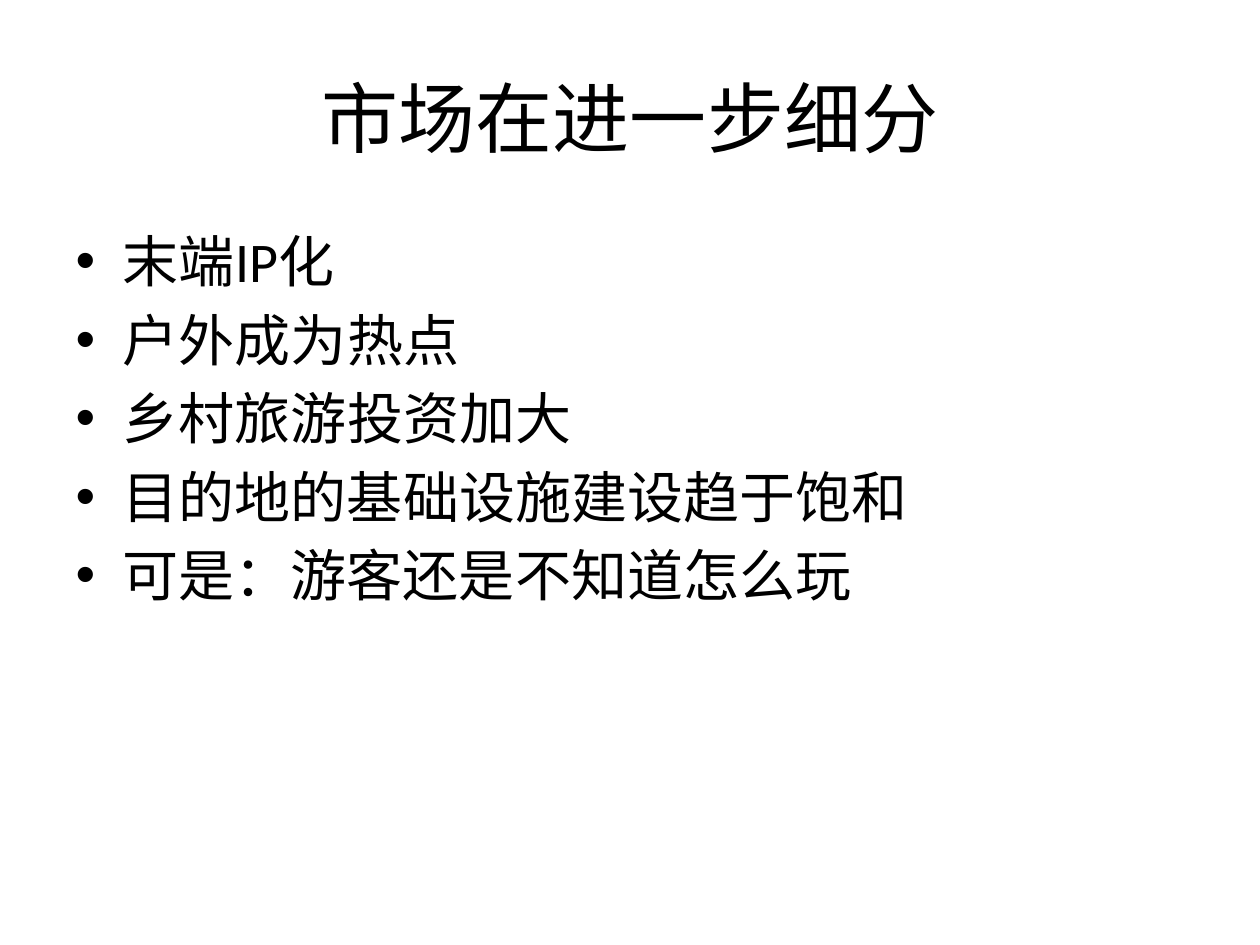
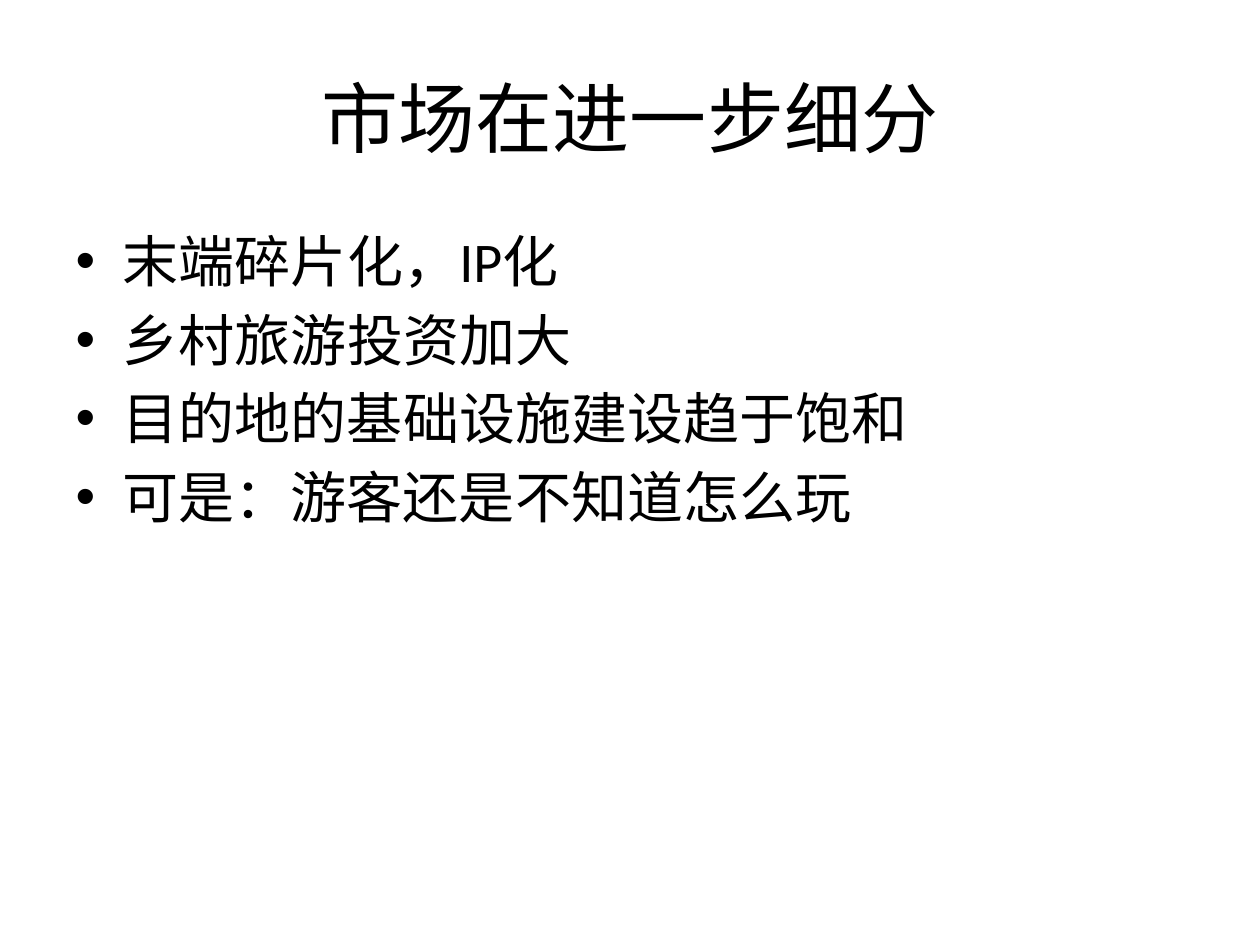
Before and after one commit to Yourtour/yt, a slide deck: slide 13 of yourtour/documents/business/YourTour BP 2.0.pptx (slide 12 before the commit). Drawn at 1260x945 pixels with LibreOffice and Linux fonts; fonts in the diff are those of the drawing. Boxes give left, top, right and bottom in pixels: in the first picture for what was removed or moved away, otherwise in the second. Text is boxed around its words. In the diff, an @@ line names an element or a change of style, - is before the commit and + after.

```diff
--- a/yourtour/documents/business/YourTour BP 2.0.pptx
+++ b/yourtour/documents/business/YourTour BP 2.0.pptx
@@ text at <box>123,235,559,288</box>: text changed @@
-• 末端IP化
-• 户外成为热点
+• 末端碎片化，IP化
```
Also in this commit, not shown: 12 other slides changed, 3 slides added, 2 other files.
